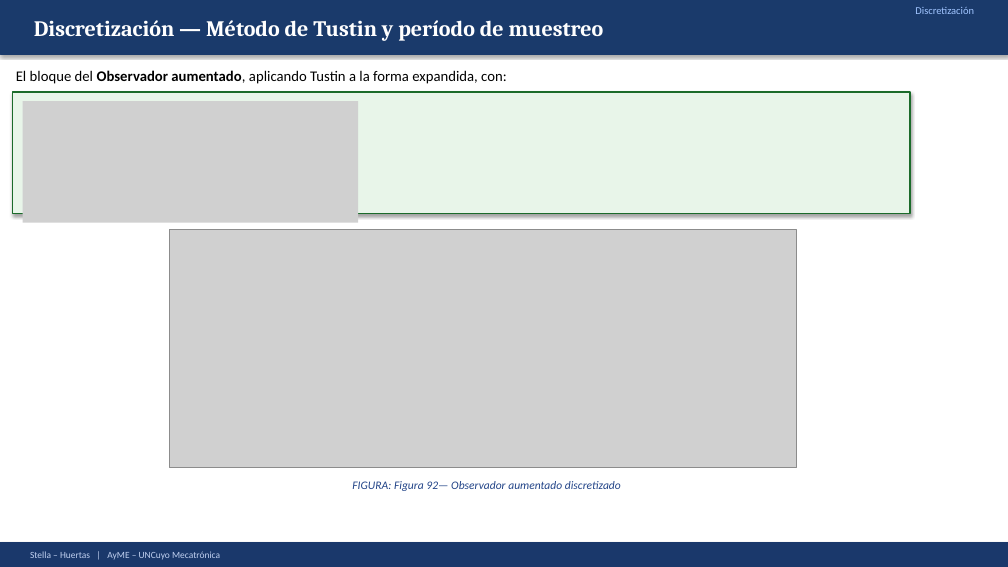
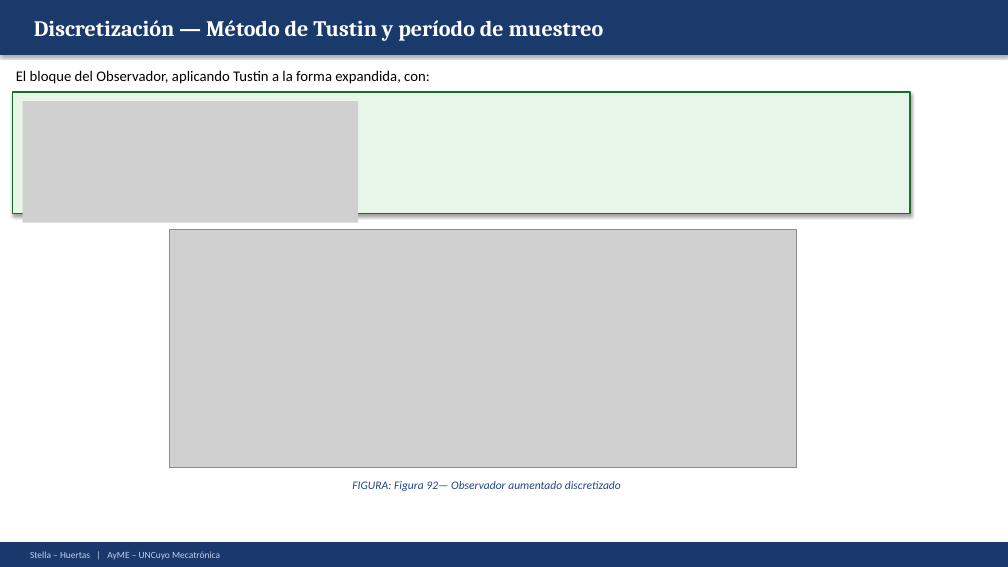
Before and after one commit to Juan-Stella/Automatica-y-maquinas-electricas-final, a slide deck: slide 111 of Presentación/AyME_Stella_Huertas_Presentacion1.pptx. Drawn at 1008x567 pixels with LibreOffice and Linux fonts; fonts in the diff are those of the drawing; grey boxes stand for pictures. Boxes give left, top, right and bottom in pixels: in the first picture for what was removed or moved away, otherwise in the second. Text is boxed around its words. In the diff, an @@ line names an element or a change of style, - is before the commit and + after.

```diff
--- a/Presentación/AyME_Stella_Huertas_Presentacion1.pptx
+++ b/Presentación/AyME_Stella_Huertas_Presentacion1.pptx
@@ text removed at box(915, 7, 974, 14) @@
-Discretización
@@ text at box(16, 70, 430, 84): text changed @@
-El bloque del Observador aumentado, aplicando Tustin a la forma expandida, con:
+El bloque del Observador, aplicando Tustin a la forma expandida, con:
```
Also in this commit, not shown: 17 other slides changed, 5 other files.
